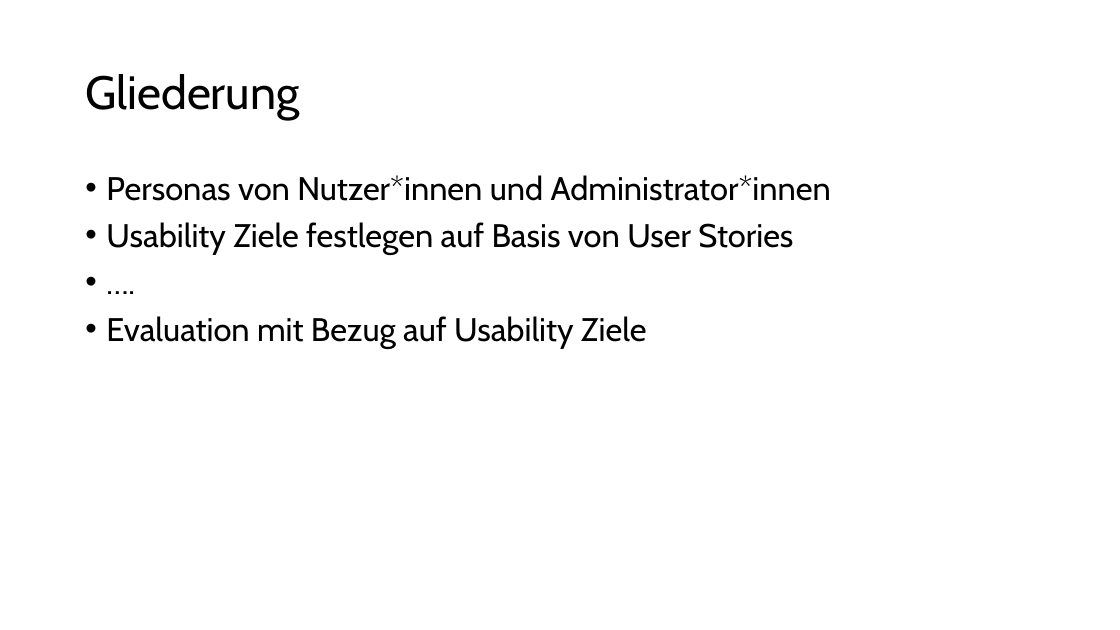
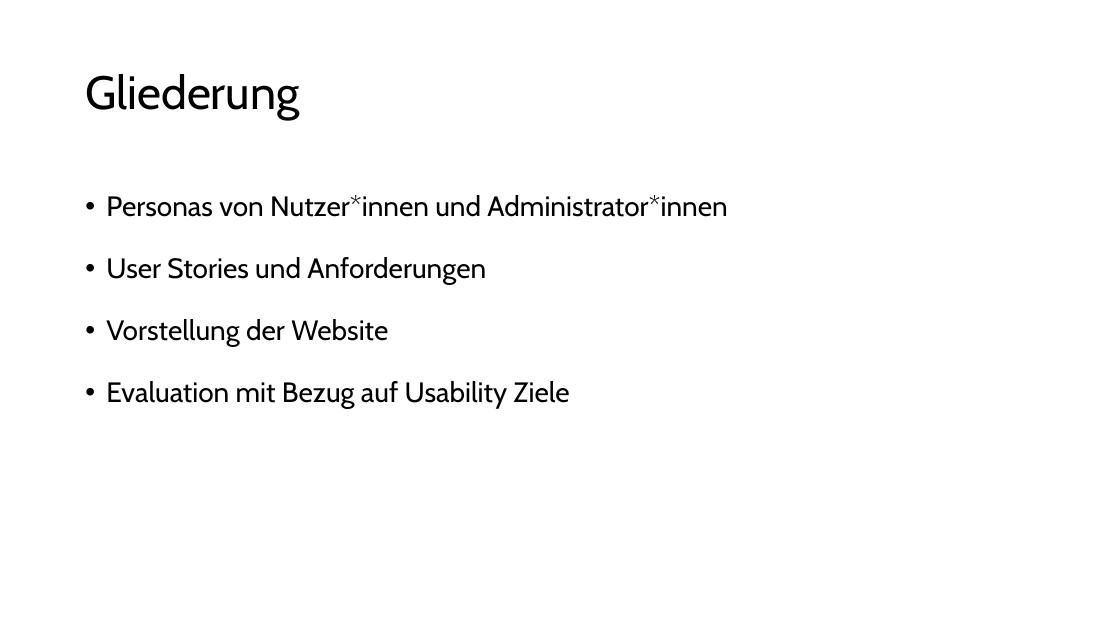
Before and after one commit to K3BAP/swt-ticketsystem, a slide deck: slide 2 of Präsentation.pptx. Drawn at 1120x630 pixels with LibreOffice and Linux fonts; fonts in the diff are those of the drawing. Boxes give left, top, right and bottom in pixels: in the first picture for what was removed or moved away, otherwise in the second. Text is boxed around its words. In the diff, an @@ line names an element or a change of style, - is before the commit and + after.

```diff
--- a/Präsentation.pptx
+++ b/Präsentation.pptx
@@ text at (106, 195, 727, 409): size 28 to 24 pt in "Personas von Nutzer*innen und Administrator*innen", "Evaluation mit Bezug auf Usability Ziele"; line spacing 0.9 to 1.5 @@
@@ text at (106, 257, 486, 347): text changed; size 28 to 24 pt @@
-• Usability Ziele festlegen auf Basis von User Stories
-• ….
+• User Stories und Anforderungen
+• Vorstellung der Website
```
Also in this commit, not shown: 1 other slide changed, 10 slides added, 1 slide removed.
